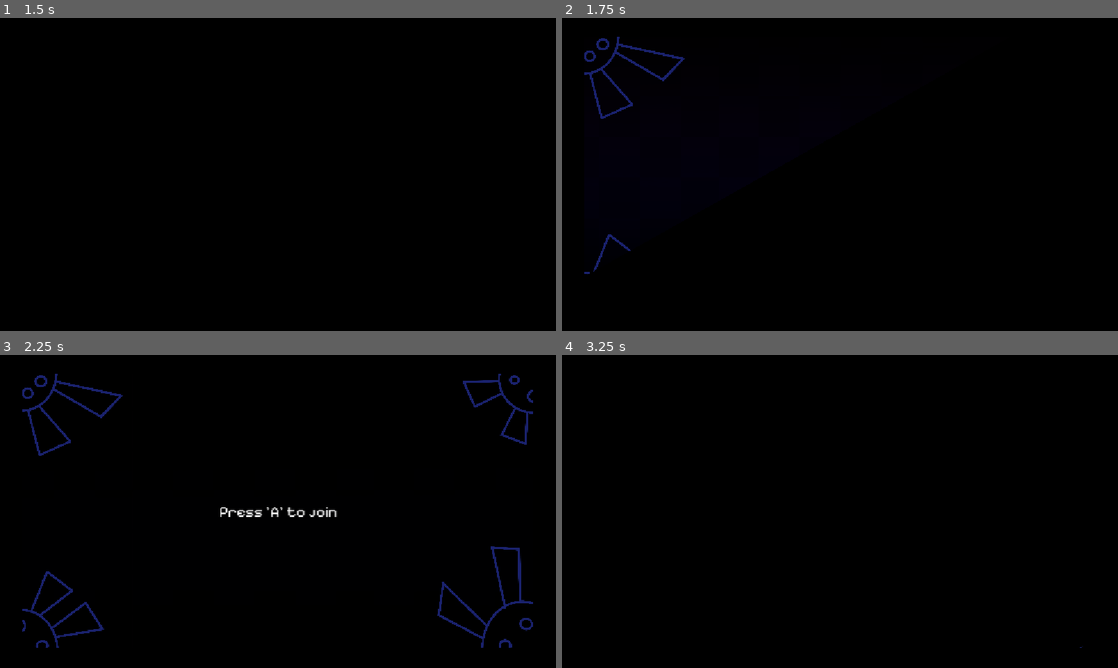
Above: before the commit, frames 1-4 (two rows, left to right).
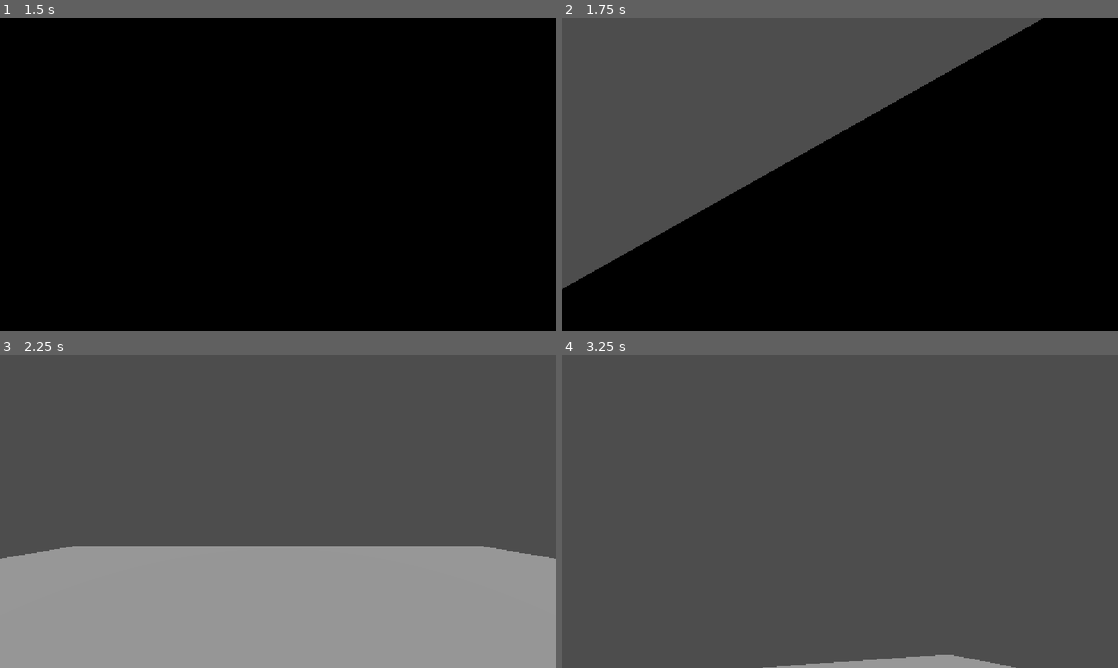
Above: after the commit, the same moments.

Repository: JZxAkuma/Game-Prototype-3
Game: Godot game, scene res://DO NOT TOUCH/Scene/main.tscn
Two runs of this game, one before a commit and one after it. Both use one fixed random seed, a clock stepped at 60 frames per second and the inputs below.
Inputs (mouse positions are in pixels of both pictures, inside the frame that each line leads up to):
- Up to frame 1 (1.5 s): tap Enter (ui_accept) at 0.5, 0.77, 1.07 s; move the mouse to (400, 158) at 0.52 s; hold D (right) 0.53-1.28 s; hold J (a) 0.53-1.28 s; tap K (b) at 0.8, 1.35 s; move the mouse to (166, 190) at 1.27 s; hold S (down) from 1.28 s (still down)
- Up to frame 2 (1.75 s): keep holding S (down); tap Enter (ui_accept) at 1.52 s; tap U (x) at 1.55 s
- Up to frame 3 (2.25 s): tap Enter (ui_accept) at 1.82 s; release S (down) at 2 s; click (278, 520) at 2 s, where only the run after the commit has a clickable "To world"
- Up to frame 4 (3.25 s): tap A (left) at 2.75 s; move the mouse to (895, 442) at 2.77 s; hold D (right) from 2.78 s (still down); tap U (x) at 2.85 s; tap I (y) at 3.05 s

Frame 1 is identical in both runs. In frame 2, 38% of the frame differs, in the area x 0-87%, y 0-87%; in frame 3, 100%; in frame 4, 100%, in the area x 0-100%, y 0-100%.

Commit message:
Added world.tscn

Diff:
--- a/DO NOT TOUCH/Scene/main_menu.tscn
+++ b/DO NOT TOUCH/Scene/main_menu.tscn
@@ -33,4 +33,9 @@
 layout_mode = 2
 text = "Start"
 
+[node name="Button" type="Button" parent="CanvasLayer/Control/VBoxContainer" unique_id=1824461164]
+layout_mode = 2
+text = "To world"
+
 [connection signal="pressed" from="CanvasLayer/Control/VBoxContainer/start" to="." method="_on_start_pressed"]
+[connection signal="pressed" from="CanvasLayer/Control/VBoxContainer/Button" to="." method="_on_button_pressed"]
--- a/DO NOT TOUCH/Script/main_menu.gd
+++ b/DO NOT TOUCH/Script/main_menu.gd
@@ -4,3 +4,7 @@
 
 func _on_start_pressed() -> void:
 	SceneManager.goto_scene(lobby)
+
+
+func _on_button_pressed() -> void:
+	get_tree().change_scene_to_file("res://Playground/world.tscn")
--- a/DO NOT TOUCH/Script/team_logo_splash_screen.gd
+++ b/DO NOT TOUCH/Script/team_logo_splash_screen.gd
@@ -1,4 +1,4 @@
 extends CanvasLayer
 
 func _finish() -> void:
-	SceneManager.goto_scene(preload("res://DO NOT TOUCH/Scene/lobby.tscn"))
+	SceneManager.goto_scene(preload("res://DO NOT TOUCH/Scene/main_menu.tscn"))
--- /dev/null
+++ b/Playground/character_body_3d.gd
@@ -0,0 +1,52 @@
+extends CharacterBody3D
+
+@export var MOUSE_SENSITIVITY: float = 0.003
+@onready var parent_body: Node3D = $"."
+
+const LOOK_LIMIT_UP: float = -1.4
+const LOOK_LIMIT_DOWN: float = 1.4
+
+const SPEED = 5.0
+const JUMP_VELOCITY = 4.5
+
+@onready var camera: Camera3D = $Node3D/Camera3D
+
+func _ready() -> void:
+	Input.mouse_mode = Input.MOUSE_MODE_CAPTURED
+
+func _unhandled_input(event: InputEvent) -> void:
+	if event is InputEventMouseMotion:
+		if parent_body:
+			parent_body.rotate_y(-event.relative.x * MOUSE_SENSITIVITY)
+
+		camera.rotate_x(-event.relative.y * MOUSE_SENSITIVITY)
+
+		camera.rotation.x = clamp(camera.rotation.x, LOOK_LIMIT_UP, LOOK_LIMIT_DOWN)
+
+
+func _physics_process(delta: float) -> void:
+
+	if Input.is_action_just_pressed("ui_cancel"):
+		get_tree().quit()
+	# Handle jump.
+	if Input.is_action_just_pressed("ui_accept") and is_on_floor():
+		velocity.y = JUMP_VELOCITY
+
+	if Input.is_action_pressed("shift"):
+		velocity.y = JUMP_VELOCITY
+	elif Input.is_action_pressed("control"):
+		velocity.y = -JUMP_VELOCITY
+	else:
+		velocity.y = 0
+	# Get the input direction and handle the movement/deceleration.
+	# As good practice, you should replace UI actions with custom gameplay actions.
+	var input_dir := Input.get_vector("left", "right", "up", "down")
+	var direction := (transform.basis * Vector3(input_dir.x, 0, input_dir.y)).normalized()
+	if direction:
+		velocity.x = direction.x * SPEED
+		velocity.z = direction.z * SPEED
+	else:
+		velocity.x = move_toward(velocity.x, 0, SPEED)
+		velocity.z = move_toward(velocity.z, 0, SPEED)
+
+	move_and_slide()
--- /dev/null
+++ b/Playground/world.tscn
@@ -0,0 +1,24 @@
+[gd_scene format=3 uid="uid://ceevxio3iuub1"]
+
+[ext_resource type="Script" uid="uid://dmlougxbyftpj" path="res://Playground/character_body_3d.gd" id="1_sa1mh"]
+
+[sub_resource type="Environment" id="Environment_aygv5"]
+
+[node name="World" type="Node3D" unique_id=1180877065]
+
+[node name="CharacterBody3D" type="CharacterBody3D" parent="." unique_id=1569324943]
+transform = Transform3D(1, 0, 0, 0, 1, 0, 0, 0, 1, 0, 9, 0)
+script = ExtResource("1_sa1mh")
+
+[node name="Node3D" type="Node3D" parent="CharacterBody3D" unique_id=242430587]
+
+[node name="Camera3D" type="Camera3D" parent="CharacterBody3D/Node3D" unique_id=1681115508]
+
+[node name="WorldEnvironment" type="WorldEnvironment" parent="." unique_id=1252869142]
+environment = SubResource("Environment_aygv5")
+
+[node name="DirectionalLight3D" type="DirectionalLight3D" parent="." unique_id=2086162005]
+transform = Transform3D(1, 0, 0, 0, 0.25881907, 0.9659258, 0, -0.9659258, 0.25881907, 0, 0, 0)
+
+[node name="CSGBox3D" type="CSGBox3D" parent="." unique_id=1304918559]
+size = Vector3(100, 1, 100)
--- a/project.godot
+++ b/project.godot
@@ -100,6 +100,16 @@
 , Object(InputEventKey,"resource_local_to_scene":false,"resource_name":"","device":-1,"window_id":0,"alt_pressed":false …(183 unchanged characters)…
 ]
 }
+shift={
+"deadzone": 0.2,
+"events": [Object(InputEventKey,"resource_local_to_scene":false,"resource_name":"","device":-1,"window_id":0,"alt_pressed":false,"shift_pressed":false,"ctrl_pressed":false,"meta_pressed":false,"pressed":false,"keycode":0,"physical_keycode":4194325,"key_label":0,"unicode":0,"location":0,"echo":false,"script":null)
+]
+}
+control={
+"deadzone": 0.2,
+"events": [Object(InputEventKey,"resource_local_to_scene":false,"resource_name":"","device":-1,"window_id":0,"alt_pressed":false,"shift_pressed":false,"ctrl_pressed":false,"meta_pressed":false,"pressed":false,"keycode":0,"physical_keycode":4194326,"key_label":0,"unicode":0,"location":0,"echo":false,"script":null)
+]
+}
 
 [physics]
 
Not shown, added: Playground/character_body_3d.gd.uid
